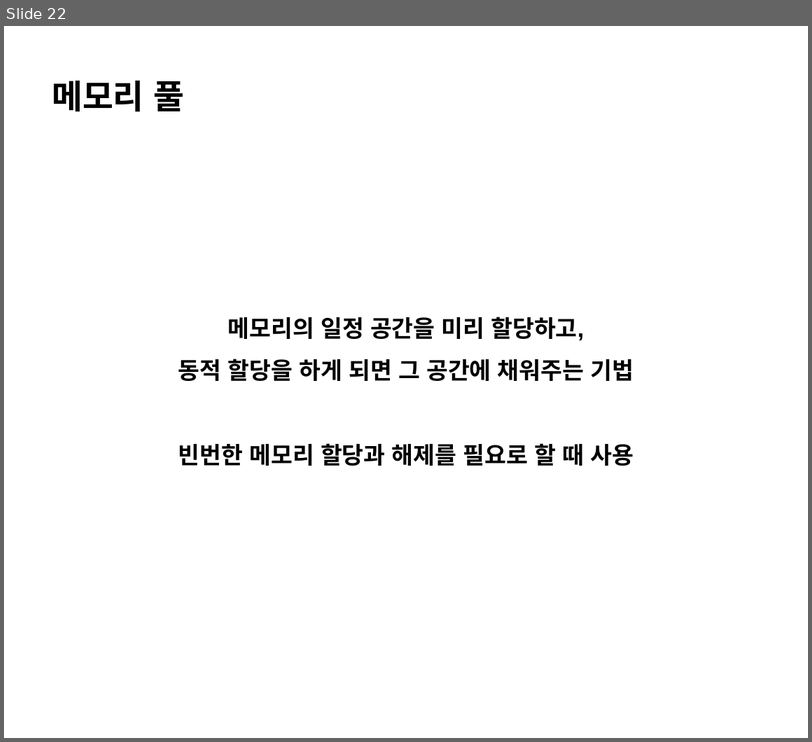
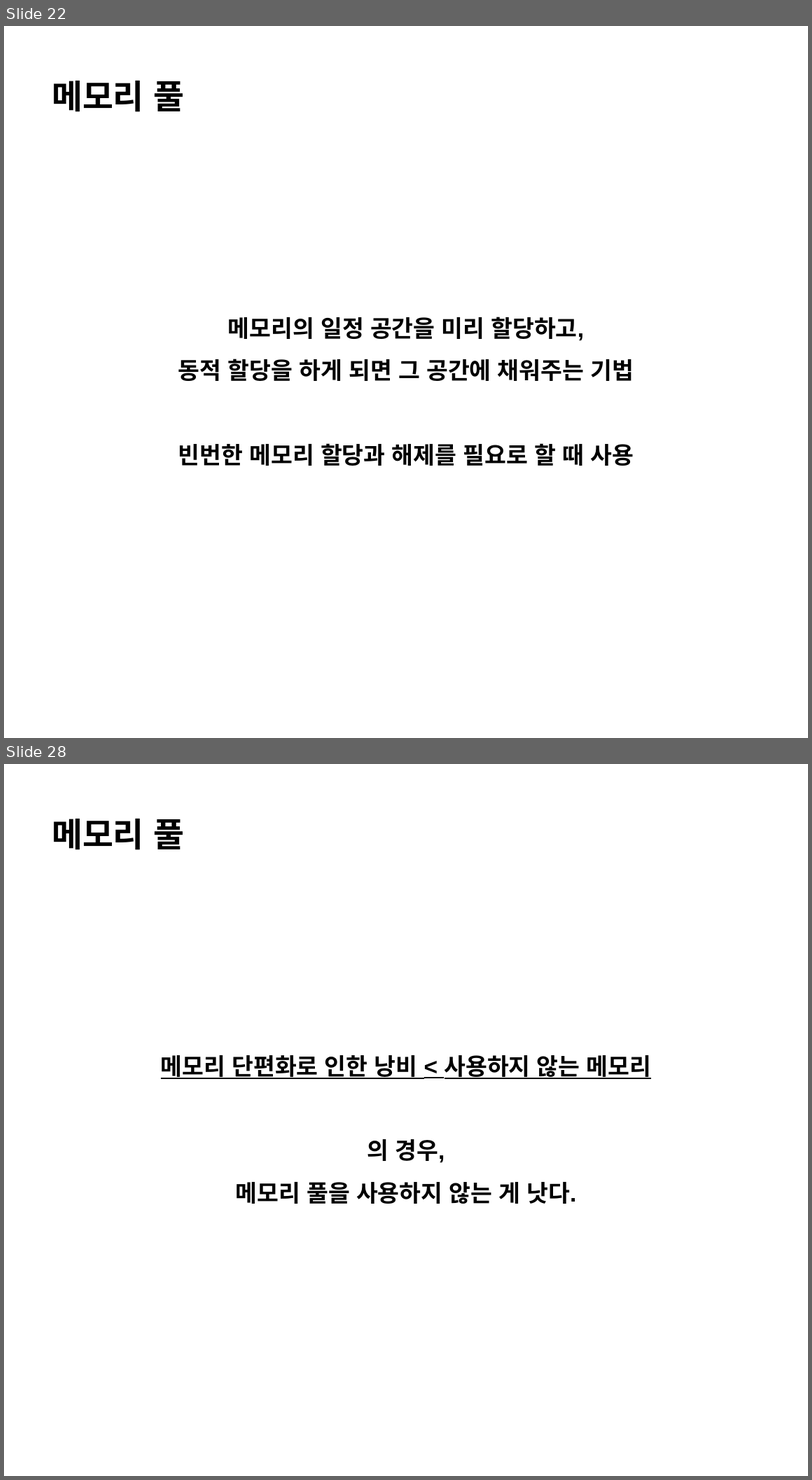
Before and after one commit to ChoSooMin/CS-Study, a slide deck: OS/Day 12_Memory Fragmentation Solution.pptx. Shown one above the other, each under a label of ours: slide 22 before the commit, slides 22 and 28 after it; the slides between them are not shown. The pictures are 812x742 and 812x1480 pixels, drawn with LibreOffice and Linux fonts; fonts in the diff are those of the drawing. Boxes give left, top, right and bottom in pixels: in the first picture for what was removed or moved away, otherwise in the second. Text is boxed around its words. In the diff, an @@ line names an element or a change of style, - is before the commit and + after.

Commit message:
[OS] 메모리 단편화 해결법

```diff
--- a/OS/Day 12_Memory Fragmentation Solution.pptx
+++ b/OS/Day 12_Memory Fragmentation Solution.pptx
@@ slide 28 added at box(4, 764, 808, 1476), background #FFFFFF @@
@@ text added at box(52, 819, 184, 850), 40 pt, text #000000, bold @@
+메모리 풀
@@ text added at box(161, 1055, 651, 1204), 28 pt, text #000000, bold, underline @@
+메모리 단편화로 인한 낭비 < 사용하지 않는 메모리
+의 경우,
+메모리 풀을 사용하지 않는 게 낫다.
```
Also in this commit, not shown: 5 other slides added.
